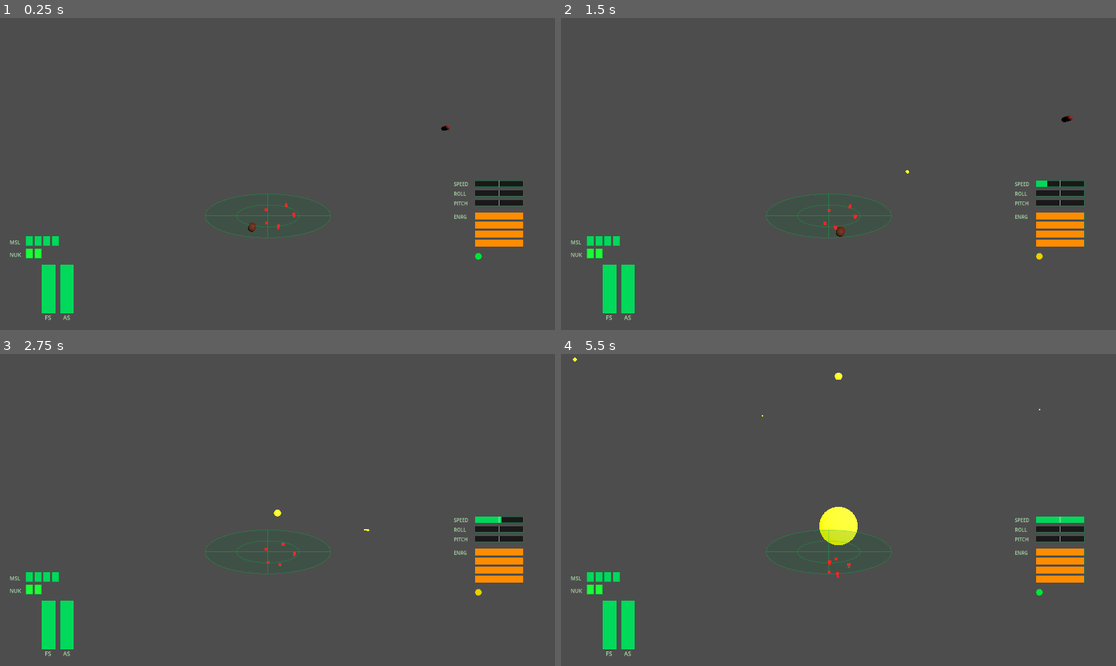
Above: before the commit, frames 1-4 (two rows, left to right).
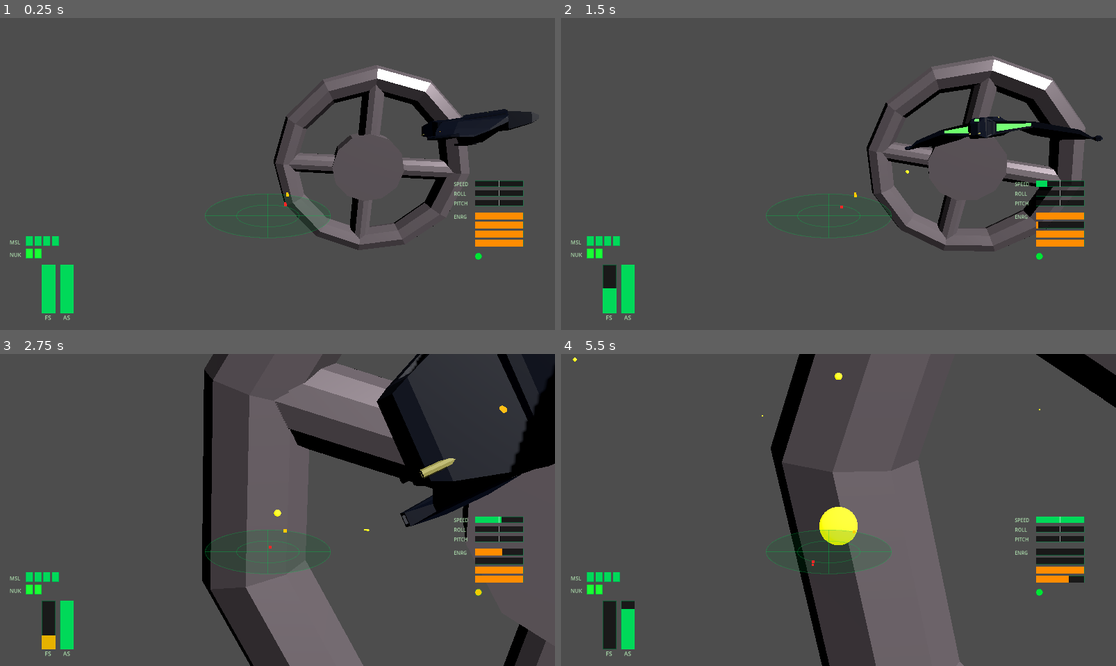
Above: after the commit, the same moments.

Repository: zetappi/FSZP
Game: Godot game, scene res://scenes/Game.tscn
Two runs of this game, one before a commit and one after it. Both use one fixed random seed, a clock stepped at 60 frames per second and the inputs below.
Inputs (mouse positions are in pixels of both pictures, inside the frame that each line leads up to):
- Up to frame 1 (0.25 s): no input
- Up to frame 2 (1.5 s): move the mouse to (866, 174) at 0.52 s; hold Space (fire) 0.53-1.28 s; hold Up (throttle_up) from 0.53 s (still down); move the mouse to (810, 174) at 1.27 s; tap Space (fire) at 1.35 s
- Up to frame 3 (2.75 s): keep holding Up (throttle_up); move the mouse to (288, 503) at 2.02 s; hold X (fov_toggle) from 2.03 s (still down); tap Space (fire) at 2.3 s
- Up to frame 4 (5.5 s): keep holding Up (throttle_up); move the mouse to (832, 516) at 2.77 s; release X (fov_toggle) at 2.78 s; tap S (look_down) at 2.85 s; tap Space (fire) at 3.05, 4.55 s; move the mouse to (877, 513) at 3.52 s; hold Space (fire) 3.53-4.28 s; tap A (look_left) at 3.6 s; move the mouse to (794, 506) at 4.27 s; tap D (look_right) at 4.35 s; move the mouse to (844, 510) at 5.02 s; hold Space (fire) from 5.03 s (still down); tap W (look_up) at 5.1 s

The runs differ from the first frame. In frame 1, 6.7% of the frame differs, in the area x 44-97%, y 15-75%; in frame 2, 8.8%; in frame 3, 27%, in the area x 7-100%, y 0-100%; in frame 4, 17%.

Commit message:
feat: v0.99 — 3D assets, ring base, swarm AI, manta weapon system
- Replace placeholder meshes with 3D GLB models (manta-nera, nave01, sciame blu, cargocontainer, ring base)
- Ring base: 500m diameter, random orientation, 1RPM rotation, spawns 5 swarm units when player approaches within 400u
- Swarm AI (sciame blu): fast attack, dual frontalminigun ±90° cone, evade on close contact, 1HP
- Manta-nera: dual main cannons ±30° cone + 3 minigun (sides+tail) ±120° cone, 220u range
- Minigun tracer bullets: capsule mesh, high speed, short lifetime
- Muzzle attach pattern: reparent(node, false) + position offset for scaled GLB models
- Radar: structures group added (yellow), FOV toggle X key (60/15/6 deg)
- Shields simplified to FS/AS, new StatusHUD right panel (Speed/Roll/Pitch, Energy Banks, status light)
- Missile/nuke hit radius adjusted to 18u for scaled ships
- Container replaced with cargocontainer.glb

Diff:
--- a/scenes/Container.tscn
+++ b/scenes/Container.tscn
@@ -1,21 +1,9 @@
 [gd_scene format=3]
 
 [ext_resource type="Script" path="res://scripts/container.gd" id="1"]
-
-[sub_resource type="BoxMesh" id="BoxMesh_1"]
-size = Vector3(2.0, 2.0, 2.0)
-
-[sub_resource type="StandardMaterial3D" id="StandardMaterial3D_1"]
-albedo_color = Color(0.2, 0.6, 1.0, 1.0)
-emission_enabled = true
-emission = Color(0.1, 0.4, 0.9, 1.0)
-emission_energy_multiplier = 1.2
-roughness = 0.4
-metallic = 0.8
+[ext_resource type="PackedScene" path="res://assets/3dobjects/cargocontainer.glb" id="2"]
 
 [node name="Container" type="Node3D"]
 script = ExtResource("1")
 
-[node name="MeshInstance3D" type="MeshInstance3D" parent="."]
-mesh = SubResource("BoxMesh_1")
-material_override = SubResource("StandardMaterial3D_1")
+[node name="Model" parent="." instance=ExtResource("2")]
--- /dev/null
+++ b/scenes/MinigunBullet.tscn
@@ -0,0 +1,27 @@
+[gd_scene format=3]
+
+[ext_resource type="Script" path="res://scripts/bullet.gd" id="1_bullet"]
+
+[sub_resource type="CapsuleMesh" id="CapsuleMesh_1"]
+radius = 0.06
+height = 2.8
+
+[sub_resource type="StandardMaterial3D" id="StandardMaterial3D_1"]
+shading_mode = 0
+albedo_color = Color(1.0, 0.75, 0.1, 1)
+emission_enabled = true
+emission = Color(1.0, 0.6, 0.05, 1)
+emission_energy_multiplier = 6.0
+
+[node name="MinigunBullet" type="Node3D"]
+script = ExtResource("1_bullet")
+speed = 800.0
+lifetime = 0.28
+damage = 0.08
+hit_radius = 2.5
+is_enemy = true
+
+[node name="MeshInstance3D" type="MeshInstance3D" parent="."]
+transform = Transform3D(1, 0, 0, 0, 0, 1, 0, -1, 0, 0, 0, 0)
+mesh = SubResource("CapsuleMesh_1")
+material_override = SubResource("StandardMaterial3D_1")
--- a/scenes/Pirate.tscn
+++ b/scenes/Pirate.tscn
@@ -2,19 +2,8 @@
 
 [ext_resource type="Script" path="res://scripts/pirate.gd" id="1"]
 [ext_resource type="PackedScene" path="res://scenes/EnemyBullet.tscn" id="2"]
-
-[sub_resource type="CapsuleMesh" id="CapsuleMesh_1"]
-radius = 1.2
-height = 5.0
-
-[sub_resource type="StandardMaterial3D" id="StandardMaterial3D_1"]
-albedo_color = Color(0.55, 0.1, 0.05, 1)
-roughness = 0.8
-metallic = 0.3
-
-[sub_resource type="CapsuleShape3D" id="CapsuleShape3D_1"]
-radius = 1.2
-height = 5.0
+[ext_resource type="PackedScene" path="res://assets/3dobjects/manta-nera.glb" id="3"]
+[ext_resource type="PackedScene" path="res://scenes/MinigunBullet.tscn" id="4"]
 
 [sub_resource type="ParticleProcessMaterial" id="ParticleProcessMaterial_1"]
 direction = Vector3(0, 1, 0)
@@ -40,20 +29,16 @@
 [node name="Pirate" type="Node3D"]
 script = ExtResource("1")
 bullet_scene = ExtResource("2")
+minigun_scene = ExtResource("4")
 
-[node name="MeshInstance3D" type="MeshInstance3D" parent="."]
-transform = Transform3D(1, 0, 0, 0, 0, 1, 0, -1, 0, 0, 0, 0)
-mesh = SubResource("CapsuleMesh_1")
-material_override = SubResource("StandardMaterial3D_1")
+[node name="Model" parent="." instance=ExtResource("3")]
+scale = Vector3(3.2, 3.2, 3.2)
 
-[node name="CollisionBody" type="StaticBody3D" parent="."]
-
-[node name="CollisionShape3D" type="CollisionShape3D" parent="CollisionBody"]
-transform = Transform3D(1, 0, 0, 0, 0, 1, 0, -1, 0, 0, 0, 0)
-shape = SubResource("CapsuleShape3D_1")
-
-[node name="Muzzle" type="Node3D" parent="."]
-transform = Transform3D(1, 0, 0, 0, 1, 0, 0, 0, 1, 0, 0, -3.0)
+[node name="MuzzleRight" type="Node3D" parent="."]
+[node name="MuzzleLeft" type="Node3D" parent="."]
+[node name="MinigunRight" type="Node3D" parent="."]
+[node name="MinigunLeft" type="Node3D" parent="."]
+[node name="MinigunTail" type="Node3D" parent="."]
 
 [node name="DamageSmoke" type="GPUParticles3D" parent="."]
 emitting = true
--- /dev/null
+++ b/scenes/RingBase.tscn
@@ -0,0 +1,10 @@
+[gd_scene format=3]
+
+[ext_resource type="Script" path="res://scripts/ring_base.gd" id="1"]
+[ext_resource type="PackedScene" path="res://assets/3dobjects/base-anello-ingressobase.glb" id="2"]
+
+[node name="RingBase" type="Node3D"]
+script = ExtResource("1")
+
+[node name="Model" parent="." instance=ExtResource("2")]
+scale = Vector3(60.1, 60.1, 60.1)
--- /dev/null
+++ b/scenes/Swarm.tscn
@@ -0,0 +1,15 @@
+[gd_scene format=3]
+
+[ext_resource type="Script" path="res://scripts/swarm.gd" id="1"]
+[ext_resource type="PackedScene" path="res://assets/3dobjects/sciame blu.glb" id="2"]
+[ext_resource type="PackedScene" path="res://scenes/MinigunBullet.tscn" id="3"]
+
+[node name="Swarm" type="Node3D"]
+script = ExtResource("1")
+minigun_scene = ExtResource("3")
+
+[node name="Model" parent="." instance=ExtResource("2")]
+scale = Vector3(6.0, 6.0, 6.0)
+
+[node name="MinigunRight" type="Node3D" parent="."]
+[node name="MinigunLeft" type="Node3D" parent="."]
--- a/scripts/game.gd
+++ b/scripts/game.gd
@@ -9,6 +9,7 @@
 	_spawn_field()
 	_spawn_hud()
 	_spawn_pirate()
+	_spawn_ring_base()
 
 func _spawn_pirate() -> void:
 	var pirate_scene: PackedScene = load("res://scenes/Pirate.tscn")
@@ -17,7 +18,7 @@
 		return
 	var rng := RandomNumberGenerator.new()
 	rng.randomize()
-	for i in 5:
+	for i in 1:
 		var p: Node3D = pirate_scene.instantiate()
 		add_child(p)
 		p.global_position = Vector3(
@@ -32,6 +33,21 @@
 		add_child(hud_scene.instantiate())
 	else:
 		push_error("HUD.tscn non trovato")
+
+func _spawn_ring_base() -> void:
+	var scene: PackedScene = load("res://scenes/RingBase.tscn")
+	if scene == null:
+		push_error("RingBase.tscn non trovato")
+		return
+	var rng := RandomNumberGenerator.new()
+	rng.randomize()
+	var dist: float = rng.randf_range(600.0, 900.0)
+	var angle: float = rng.randf_range(0.0, TAU)
+	var elev: float  = rng.randf_range(-60.0, 60.0)
+	var pos := Vector3(cos(angle) * dist, elev, sin(angle) * dist)
+	var ring: Node3D = scene.instantiate()
+	add_child(ring)
+	ring.global_position = pos
 
 func _spawn_field() -> void:
 	var rng := RandomNumberGenerator.new()
--- a/scripts/missile.gd
+++ b/scripts/missile.gd
@@ -3,7 +3,7 @@
 @export var speed:        float = 45.0
 @export var turn_speed:   float = 2.5    # rad/s guida proporzionale
 @export var lifetime:     float = 12.0
-@export var hit_radius:   float = 5.0
+@export var hit_radius:   float = 18.0
 
 var target: Node3D = null
 
--- a/scripts/nuke.gd
+++ b/scripts/nuke.gd
@@ -4,7 +4,7 @@
 @export var turn_speed:  float = 1.8
 @export var lifetime:    float = 15.0
 @export var blast_radius: float = 50.0
-@export var hit_radius:  float = 5.0
+@export var hit_radius:  float = 18.0
 
 var target: Node3D = null
 var _timer: float = 0.0
--- a/scripts/pirate.gd
+++ b/scripts/pirate.gd
@@ -1,136 +1,213 @@
 extends Node3D
 
-# ── Hull ──────────────────────────────────────────────────
-@export var max_hull:         float = 3.0   # colpi necessari per distruggerla
+# ── Hull ───────────────────────────────────────────────────
+@export var max_hull:         float = 3.0
 var _hull: float = 3.0
 @onready var _smoke: GPUParticles3D = $DamageSmoke
 
-# ── Parametri ──────────────────────────────────────────────
+# ── Parametri cannoni principali ───────────────────────────
 @export var bullet_scene:     PackedScene
-@export var speed_approach:   float = 18.0
-@export var speed_retreat:    float = 22.0
-@export var attack_range:     float = 80.0   # distanza a cui inizia ad avvicinarsi
-@export var fire_range:       float = 40.0   # distanza a cui spara
-@export var retreat_distance: float = 120.0  # distanza a cui smette di ritirarsi
-@export var turn_speed:       float = 2.0    # rad/s di rotazione verso il player
-@export var fire_rate:        float = 1.2    # secondi tra un colpo e l'altro
-
-# ── Stato AI ──────────────────────────────────────────────
-enum State { IDLE, APPROACH, ATTACK, RETREAT }
-var _state: State = State.IDLE
-
-# ── Durate fasi (randomizzate) ─────────────────────────────
-var _idle_timer:    float = 0.0
-var _attack_timer:  float = 0.0   # quanto rimane in ATTACK prima di RETREAT
-var _fire_cooldown: float = 0.0
-
-var _player: Node3D
-var _velocity: Vector3 = Vector3.ZERO
-
-@onready var _muzzle: Node3D = $Muzzle
+@export var fire_range:       float = 180.0
+@export var fire_rate:        float = 0.6
+@export var cannon_cone_dot:  float = 0.966  # cos(15°) → cono ±30° totale
+
+# ── Parametri minigun ──────────────────────────────────────
+@export var minigun_scene:    PackedScene
+@export var minigun_range:    float = 220.0
+@export var minigun_rate:     float = 0.08
+@export var minigun_cone_dot: float = 0.5    # cos(60°) → cono ±120° totale
+
+# ── Parametri movimento ────────────────────────────────────
+@export var speed:            float = 35.0
+@export var turn_speed:       float = 1.6
+@export var min_distance:     float = 120.0
+@export var strafe_dist:      float = 300.0
+@export var jink_interval:    float = 4.0
+
+# ── Stato AI ───────────────────────────────────────────────
+enum State { APPROACH, STRAFE, RETURN }
+var _state: State = State.APPROACH
+
+var _player:           Node3D  = null
+var _fire_cooldown:    float   = 0.0
+var _minigun_cooldown: float   = 0.0
+var _jink_timer:       float   = 0.0
+var _strafe_origin:    Vector3 = Vector3.ZERO
+var _target_dir:       Vector3 = Vector3.ZERO
+
+# nodi placeholder posizionati sui muzzle del modello
+@onready var _muzzle_right:   Node3D = $MuzzleRight
+@onready var _muzzle_left:    Node3D = $MuzzleLeft
+@onready var _minigun_right:  Node3D = $MinigunRight
+@onready var _minigun_left:   Node3D = $MinigunLeft
+@onready var _minigun_tail:   Node3D = $MinigunTail
+var _muzzle_toggle: bool = false
 
 func _ready() -> void:
 	add_to_group("enemies")
 	await get_tree().process_frame
 	_player = get_tree().get_first_node_in_group("player")
-	_enter_idle()
-	# fumo spento finché non subisce danni
+	_snap_muzzle(_muzzle_right,  "muzzleright")
+	_snap_muzzle(_muzzle_left,   "muzzleleft")
+	_snap_muzzle(_minigun_right, "right-minigun")
+	_snap_muzzle(_minigun_left,  "right-minigun.001")
+	_snap_muzzle(_minigun_tail,  "tail-minigun")
 	if is_instance_valid(_smoke):
 		_smoke.speed_scale = 0.0
-
-# ── Macchina a stati ───────────────────────────────────────
-func _enter_idle() -> void:
-	_state = State.IDLE
-	_idle_timer = randf_range(1.5, 3.5)
-
-func _enter_approach() -> void:
-	_state = State.APPROACH
-
-func _enter_attack() -> void:
-	_state = State.ATTACK
-	_attack_timer = randf_range(3.0, 6.0)
-
-func _enter_retreat() -> void:
-	_state = State.RETREAT
-
+	_jink_timer = jink_interval
+	_target_dir = -global_transform.basis.z
+
+func _snap_muzzle(muzzle_node: Node3D, target_name: String) -> void:
+	# reparenta mantenendo la posizione world — il nodo del modello
+	# ha già lo scale 3.2 applicato, quindi global_position è corretta
+	var found := _find_node_by_name(self, target_name)
+	if found:
+		# aggancia il placeholder come figlio del nodo del modello
+		# usando keep_global_transform=false e impostando position=zero
+		# così segue il nodo del modello esattamente
+		muzzle_node.reparent(found, false)
+		muzzle_node.position = Vector3.ZERO
+		muzzle_node.rotation = Vector3.ZERO
+
+func _find_node_by_name(root: Node, target: String) -> Node:
+	if root.name == target:
+		return root
+	for child in root.get_children():
+		var found := _find_node_by_name(child, target)
+		if found:
+			return found
+	return null
+
+# ── Loop principale ────────────────────────────────────────
 func _process(delta: float) -> void:
 	if not is_instance_valid(_player):
 		return
 
-	var to_player := _player.global_position - global_position
-	var dist      := to_player.length()
-	_fire_cooldown -= delta
+	var to_player: Vector3 = _player.global_position - global_position
+	var dist: float = to_player.length()
+	_fire_cooldown    -= delta
+	_minigun_cooldown -= delta
+	_jink_timer       -= delta
+
+	if _jink_timer <= 0.0:
+		_jink_timer = randf_range(3.0, 5.0)
+		_apply_jink()
 
 	match _state:
-		State.IDLE:
-			_idle_timer -= delta
-			if _idle_timer <= 0.0:
-				_enter_approach()
-
 		State.APPROACH:
-			_face_target(_player.global_position, delta)
-			_velocity = -global_transform.basis.z * speed_approach
-			if dist <= fire_range:
-				_enter_attack()
-
-		State.ATTACK:
-			_face_target(_player.global_position, delta)
-			# avanza lentamente durante l'attacco
-			_velocity = -global_transform.basis.z * speed_approach * 0.3
-			_attack_timer -= delta
-			if _fire_cooldown <= 0.0:
-				_fire()
-			if _attack_timer <= 0.0:
-				_enter_retreat()
-
-		State.RETREAT:
-			# si allontana nella direzione opposta al player
-			var away := -to_player.normalized()
-			var retreat_target := global_position + away * 10.0
-			_face_target(retreat_target, delta)
-			_velocity = -global_transform.basis.z * speed_retreat
-			if dist >= retreat_distance:
-				_enter_idle()
-
-	global_position += _velocity * delta
-
-func _face_target(target_pos: Vector3, delta: float) -> void:
-	var dir := (target_pos - global_position).normalized()
-	if dir.length_squared() < 0.001:
-		return
-	var target_basis := Basis.looking_at(dir, Vector3.UP)
-	var current_basis := global_transform.basis
-	# Slerp verso la direzione target
-	global_transform.basis = current_basis.slerp(target_basis, clampf(turn_speed * delta, 0.0, 1.0))
-
-func _fire() -> void:
+			_target_dir = to_player.normalized()
+			if dist <= min_distance:
+				_enter_strafe()
+
+		State.STRAFE:
+			var traveled: float = global_position.distance_to(_strafe_origin)
+			if traveled >= strafe_dist:
+				_state = State.RETURN
+
+		State.RETURN:
+			_target_dir = to_player.normalized()
+			var fwd: Vector3 = -global_transform.basis.z
+			if fwd.dot(to_player.normalized()) > 0.85:
+				_state = State.APPROACH
+
+	_rotate_toward_target(delta)
+	_move_forward(delta)
+
+	# cannoni principali — cono ±30° frontale
+	if _fire_cooldown <= 0.0 and dist <= fire_range:
+		if _in_cone(to_player, -global_transform.basis.z, cannon_cone_dot):
+			_fire_cannon()
+
+	# minigun — ciascuna valutata nel proprio cono locale
+	if _minigun_cooldown <= 0.0 and dist <= minigun_range:
+		_try_minigun(to_player)
+
+func _in_cone(to_target: Vector3, axis: Vector3, min_dot: float) -> bool:
+	return axis.dot(to_target.normalized()) >= min_dot
+
+func _try_minigun(to_player: Vector3) -> void:
+	# right minigun — asse +X locale, cono ±60°
+	if _in_cone(to_player, global_transform.basis.x, minigun_cone_dot):
+		_fire_minigun(_minigun_right)
+		return
+	# left minigun — asse -X locale, cono ±60°
+	if _in_cone(to_player, -global_transform.basis.x, minigun_cone_dot):
+		_fire_minigun(_minigun_left)
+		return
+	# tail minigun — asse +Z locale (coda), cono ±60°
+	if _in_cone(to_player, global_transform.basis.z, minigun_cone_dot):
+		_fire_minigun(_minigun_tail)
+
+func _fire_cannon() -> void:
 	if bullet_scene == null:
 		return
 	_fire_cooldown = fire_rate
-	var b: Node3D = bullet_scene.instantiate()
+	var muzzle: Node3D = _muzzle_right if _muzzle_toggle else _muzzle_left
+	_muzzle_toggle = not _muzzle_toggle
+	_spawn_bullet(bullet_scene, muzzle)
+
+func _fire_minigun(muzzle: Node3D) -> void:
+	if minigun_scene == null:
+		return
+	_minigun_cooldown = minigun_rate
+	_spawn_bullet(minigun_scene, muzzle, true)
+
+func _spawn_bullet(scene: PackedScene, muzzle: Node3D, aim_at_player: bool = false) -> void:
+	var b: Node3D = scene.instantiate()
 	get_tree().root.add_child(b)
-	b.global_transform = _muzzle.global_transform
-
+	b.global_position = muzzle.global_position
+	if aim_at_player and is_instance_valid(_player):
+		var dir: Vector3 = (_player.global_position - muzzle.global_position).normalized()
+		b.global_transform.basis = Basis.looking_at(dir, Vector3.UP)
+	else:
+		b.global_transform.basis = muzzle.global_transform.basis
+
+func _enter_strafe() -> void:
+	_state = State.STRAFE
+	_strafe_origin = global_position
+	_target_dir = _random_offset_dir(-global_transform.basis.z, PI * 0.5, PI * 0.25)
+
+func _apply_jink() -> void:
+	var base_dir: Vector3 = _target_dir if _target_dir.length_squared() > 0.01 \
+		else -global_transform.basis.z
+	_target_dir = _random_offset_dir(base_dir, 0.0, PI * 0.25)
+
+func _random_offset_dir(base: Vector3, h_bias: float, spread: float) -> Vector3:
+	var right: Vector3 = base.cross(Vector3.UP).normalized()
+	if right.length_squared() < 0.01:
+		right = base.cross(Vector3.RIGHT).normalized()
+	var up: Vector3 = right.cross(base).normalized()
+	var h: float = h_bias + randf_range(-spread, spread)
+	if h_bias != 0.0 and randf() > 0.5:
+		h = -h
+	var v: float = randf_range(-spread, spread)
+	return (base + right * tan(h) + up * tan(v)).normalized()
+
+func _rotate_toward_target(delta: float) -> void:
+	if _target_dir.length_squared() < 0.001:
+		return
+	var target_basis := Basis.looking_at(_target_dir, Vector3.UP)
+	global_transform.basis = global_transform.basis.slerp(
+		target_basis, clampf(turn_speed * delta, 0.0, 1.0))
+
+func _move_forward(delta: float) -> void:
+	global_position += -global_transform.basis.z * speed * delta
+
+# ── Danno ──────────────────────────────────────────────────
 func take_damage(amount: float = 1.0) -> void:
 	_hull -= amount
-	var t := clampf(_hull / max_hull, 0.0, 1.0)
-
-	# feedback visivo colore
-	var mesh := get_node_or_null("MeshInstance3D")
-	if mesh:
-		var mat := mesh.material_override as StandardMaterial3D
-		if mat:
-			mat.albedo_color = Color(0.55 * t + 0.4, 0.1 * t, 0.05 * t, 1.0)
-
-	# fumo proporzionale al danno tramite speed_scale e alpha
+	var t: float = clampf(_hull / max_hull, 0.0, 1.0)
+
 	if is_instance_valid(_smoke):
-		var damage_ratio := 1.0 - t   # 0 = integro, 1 = quasi distrutto
+		var damage_ratio: float = 1.0 - t
 		_smoke.speed_scale = damage_ratio * 2.0
 		var proc_mat := _smoke.process_material as ParticleProcessMaterial
 		if proc_mat:
 			proc_mat.initial_velocity_min = damage_ratio * 2.0
 			proc_mat.initial_velocity_max = damage_ratio * 8.0
 			proc_mat.color = Color(0.6, 0.6, 0.6, damage_ratio * 0.8)
+
+	_enter_strafe()
 
 	if _hull <= 0.0:
 		explode()
--- a/scripts/radar.gd
+++ b/scripts/radar.gd
@@ -59,6 +59,8 @@
 		targets.append({"node": n, "type": "enemy"})
 	for n in get_tree().get_nodes_in_group("containers"):
 		targets.append({"node": n, "type": "container"})
+	for n in get_tree().get_nodes_in_group("structures"):
+		targets.append({"node": n, "type": "structure"})
 
 	for t in targets:
 		var node: Node3D = t["node"]
@@ -90,6 +92,8 @@
 				col = Color(1.0, 0.15, 0.15, 1.0)
 			"container":
 				col = Color(0.3, 0.85, 1.0, 1.0)
+			"structure":
+				col = Color(1.0, 0.8, 0.0, 1.0)
 			_:
 				col = COL_ABOVE if local.y >= 0.0 else COL_BELOW
 
--- /dev/null
+++ b/scripts/ring_base.gd
@@ -0,0 +1,60 @@
+extends Node3D
+
+@export var rotation_rpm:    float = 1.0
+@export var alert_range:     float = 400.0
+@export var swarm_count:     int   = 5
+
+var _swarm_launched: bool = false
+var _player: Node3D = null
+var _swarm_scene: PackedScene = null
+
+func _ready() -> void:
+	add_to_group("structures")
+	rotation = Vector3(
+		randf_range(0.0, TAU),
+		randf_range(0.0, TAU),
+		randf_range(0.0, TAU)
+	)
+	await get_tree().process_frame
+	_player = get_tree().get_first_node_in_group("player")
+	_swarm_scene = load("res://scenes/Swarm.tscn")
+
+func _process(delta: float) -> void:
+	rotate_object_local(Vector3.UP, rotation_rpm / 60.0 * TAU * delta)
+
+	if _swarm_launched or not is_instance_valid(_player):
+		return
+
+	var dist: float = global_position.distance_to(_player.global_position)
+	if dist <= alert_range:
+		_launch_swarm()
+
+func _launch_swarm() -> void:
+	_swarm_launched = true
+	if _swarm_scene == null:
+		return
+
+	# trova il nodo ingressobase per usarlo come punto di spawn
+	var ingresso := _find_node_by_name(self, "ingressobase")
+	var spawn_pos: Vector3 = ingresso.global_position if ingresso else global_position
+
+	for i in swarm_count:
+		var s: Node3D = _swarm_scene.instantiate()
+		get_tree().root.add_child(s)
+		# posizioni leggermente sfalsate attorno all'ingresso
+		var offset := Vector3(
+			randf_range(-20.0, 20.0),
+			randf_range(-20.0, 20.0),
+			randf_range(-20.0, 20.0)
+		)
+		s.global_position = spawn_pos + offset
+		s.global_transform.basis = global_transform.basis
+
+func _find_node_by_name(root: Node, target: String) -> Node:
+	if root.name == target:
+		return root
+	for child in root.get_children():
+		var found := _find_node_by_name(child, target)
+		if found:
+			return found
+	return null
--- /dev/null
+++ b/scripts/swarm.gd
@@ -0,0 +1,135 @@
+extends Node3D
+
+@export var minigun_scene:    PackedScene
+@export var speed:            float = 55.0
+@export var turn_speed:       float = 3.0
+@export var fire_range:       float = 220.0
+@export var minigun_rate:     float = 0.08
+@export var minigun_cone_dot: float = 0.707  # cos(45°) → cono ±90° totale
+@export var min_distance:     float = 60.0
+@export var evade_dist:       float = 200.0
+@export var max_hull:         float = 1.0
+
+var _hull: float = 1.0
+
+enum State { ATTACK, EVADE, RETURN }
+var _state: State = State.ATTACK
+
+var _player:           Node3D  = null
+var _minigun_cooldown: float   = 0.0
+var _target_dir:       Vector3 = Vector3.ZERO
+var _evade_origin:     Vector3 = Vector3.ZERO
+
+@onready var _minigun_right: Node3D = $MinigunRight
+@onready var _minigun_left:  Node3D = $MinigunLeft
+
+func _ready() -> void:
+	add_to_group("enemies")
+	await get_tree().process_frame
+	_player = get_tree().get_first_node_in_group("player")
+	_snap_muzzle(_minigun_right, "rigt-minigun", Vector3( 0.785, -0.099, -0.78))
+	_snap_muzzle(_minigun_left,  "left-minigun",  Vector3(-0.772, -0.099, -0.78))
+	_target_dir = -global_transform.basis.z
+
+func _snap_muzzle(muzzle_node: Node3D, target_name: String, offset: Vector3 = Vector3.ZERO) -> void:
+	var found := _find_node_by_name(self, target_name)
+	if found:
+		muzzle_node.reparent(found, false)
+		muzzle_node.position = offset
+		muzzle_node.rotation = Vector3.ZERO
+
+func _find_node_by_name(root: Node, target: String) -> Node:
+	if root.name == target:
+		return root
+	for child in root.get_children():
+		var found := _find_node_by_name(child, target)
+		if found:
+			return found
+	return null
+
+func _process(delta: float) -> void:
+	if not is_instance_valid(_player):
+		return
+
+	var to_player: Vector3 = _player.global_position - global_position
+	var dist: float        = to_player.length()
+	_minigun_cooldown -= delta
+
+	match _state:
+		State.ATTACK:
+			_target_dir = to_player.normalized()
+			if dist <= min_distance:
+				_enter_evade()
+
+		State.EVADE:
+			# mantieni direzione di evasione
+			var traveled: float = global_position.distance_to(_evade_origin)
+			if traveled >= evade_dist:
+				_state = State.RETURN
+
+		State.RETURN:
+			_target_dir = to_player.normalized()
+			var fwd: Vector3 = -global_transform.basis.z
+			if fwd.dot(to_player.normalized()) > 0.8:
+				_state = State.ATTACK
+
+	_rotate_toward_target(delta)
+	_move_forward(delta)
+
+	# fuoco: entrambe le minigun simultaneamente se il player è nel cono
+	if _minigun_cooldown <= 0.0 and dist <= fire_range:
+		var fwd: Vector3 = -global_transform.basis.z
+		if fwd.dot(to_player.normalized()) >= minigun_cone_dot:
+			_fire()
+
+func _enter_evade() -> void:
+	_state = State.EVADE
+	_evade_origin = global_position
+	# vira di almeno 90° in direzione casuale
+	var fwd: Vector3   = -global_transform.basis.z
+	var right: Vector3 = fwd.cross(Vector3.UP).normalized()
+	if right.length_squared() < 0.01:
+		right = fwd.cross(Vector3.RIGHT).normalized()
+	var up: Vector3    = right.cross(fwd).normalized()
+	var h: float = randf_range(PI * 0.5, PI) * (1.0 if randf() > 0.5 else -1.0)
+	var v: float = randf_range(-PI * 0.25, PI * 0.25)
+	_target_dir = (fwd + right * tan(h) + up * tan(v)).normalized()
+
+func _rotate_toward_target(delta: float) -> void:
+	if _target_dir.length_squared() < 0.001:
+		return
+	var target_basis := Basis.looking_at(_target_dir, Vector3.UP)
+	global_transform.basis = global_transform.basis.slerp(
+		target_basis, clampf(turn_speed * delta, 0.0, 1.0))
+
+func _move_forward(delta: float) -> void:
+	global_position += -global_transform.basis.z * speed * delta
+
+func _fire() -> void:
+	if minigun_scene == null:
+		return
+	_minigun_cooldown = minigun_rate
+	for muzzle in [_minigun_right, _minigun_left]:
+		var b: Node3D = minigun_scene.instantiate()
+		get_tree().root.add_child(b)
+		b.global_position = muzzle.global_position
+		var dir: Vector3 = (_player.global_position - muzzle.global_position).normalized()
+		b.global_transform.basis = Basis.looking_at(dir, Vector3.UP)
+
+func take_damage(amount: float = 1.0) -> void:
+	_hull -= amount
+	if _hull <= 0.0:
+		explode()
+	else:
+		_enter_evade()
+
+func explode() -> void:
+	var fx_scene: PackedScene = load("res://scenes/ExplosionFX.tscn")
+	if fx_scene:
+		var fx: GPUParticles3D = fx_scene.instantiate()
+		fx.scale = Vector3(1.5, 1.5, 1.5)
+		get_tree().root.add_child(fx)
+		fx.global_position = global_position
+		fx.call_deferred("set", "emitting", true)
+		get_tree().create_timer(3.0).timeout.connect(fx.queue_free)
+	queue_free()
Binary file added: assets/3dobjects/base-anello-ingressobase.glb
Not shown, added: assets/3dobjects/base-anello-ingressobase.glb.import
Binary file added: assets/3dobjects/bombole-crio.glb
Not shown, added: assets/3dobjects/bombole-crio.glb.import
Binary file added: assets/3dobjects/bombole-fuel.glb
Not shown, added: assets/3dobjects/bombole-fuel.glb.import
Binary file added: assets/3dobjects/cargocontainer-black.glb
Not shown, added: assets/3dobjects/cargocontainer-black.glb.import
Binary file added: assets/3dobjects/cargocontainer-blue.glb
Not shown, added: assets/3dobjects/cargocontainer-blue.glb.import
Binary file added: assets/3dobjects/cargocontainer-gold.glb
Not shown, added: assets/3dobjects/cargocontainer-gold.glb.import
(and 21 more such lines)
